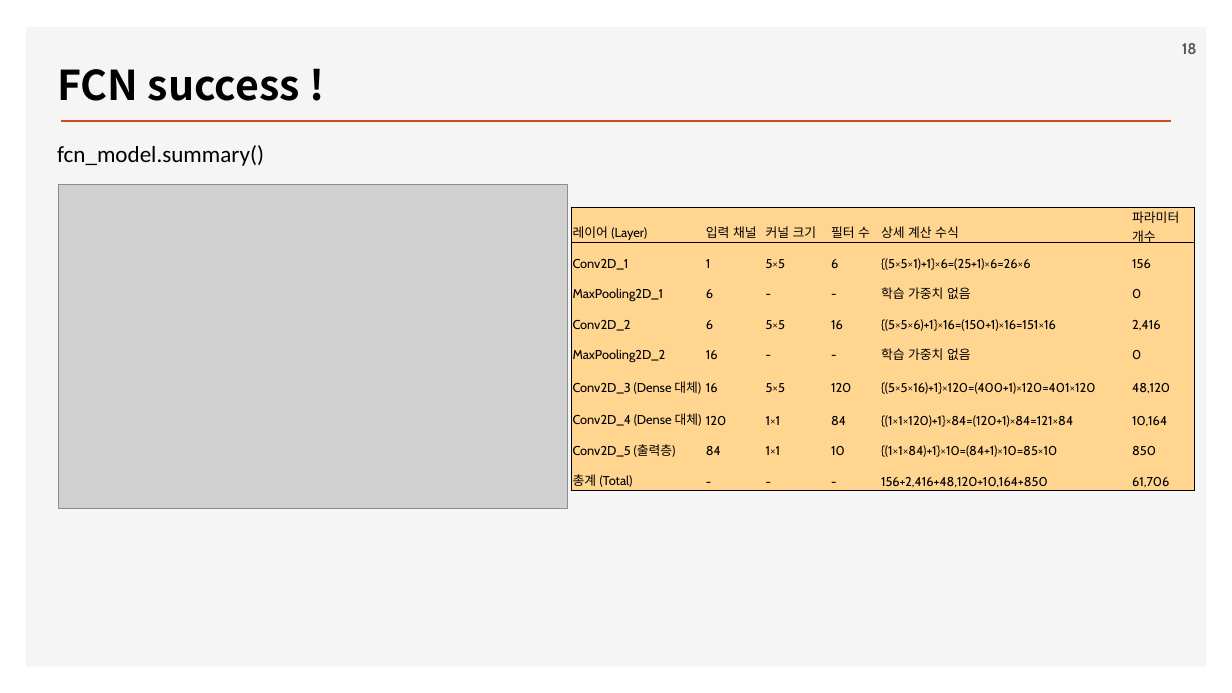
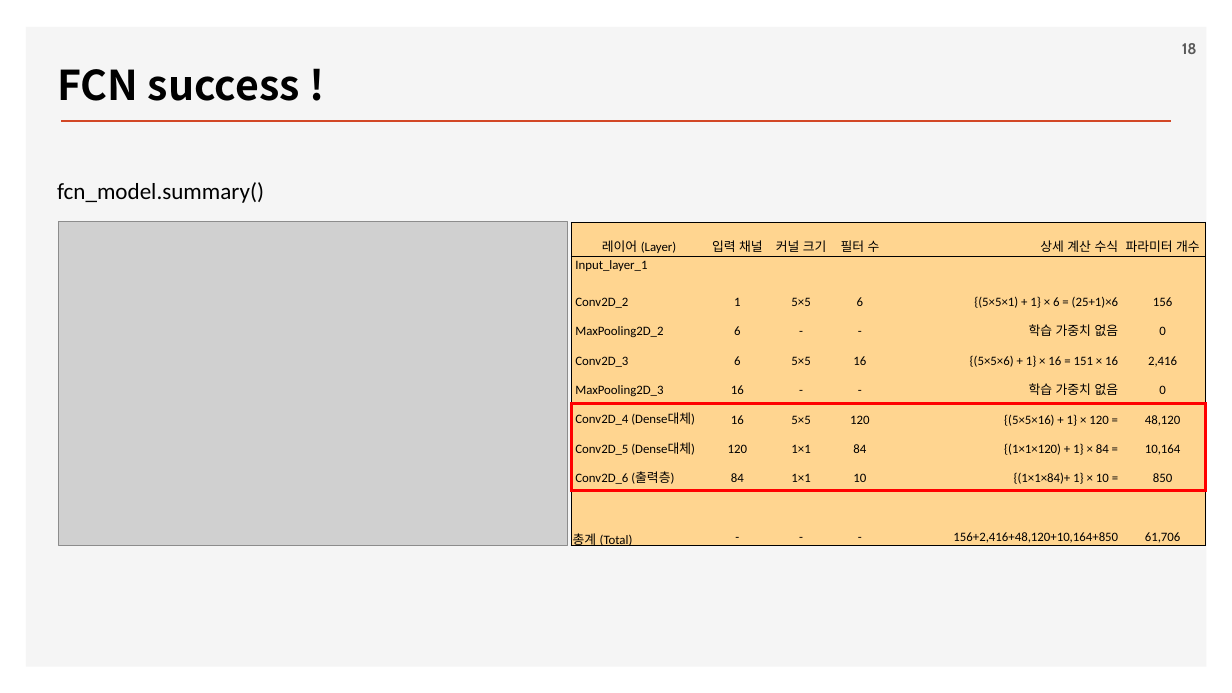
Before and after one commit to ancestor9/2026_Fall_Deep-Learning-with-Python, a slide deck: slide 18 of Chapter 11 Image segmentation.pptx. Drawn at 1232x693 pixels with LibreOffice and Linux fonts; fonts in the diff are those of the drawing; grey boxes stand for pictures; background and template pictures are left out. Boxes give left, top, right and bottom in pixels: in the first picture for what was removed or moved away, otherwise in the second. Text is boxed around its words. In the diff, an @@ line names an element or a change of style, - is before the commit and + after.

```diff
--- a/Chapter 11 Image segmentation.pptx
+++ b/Chapter 11 Image segmentation.pptx
@@ text "fcn_model.summary()": place and size @@
-text "fcn_model.summary()" at [57,145,264,166]
+text "fcn_model.summary()" at [57,182,264,203]
@@ picture: place and size @@
-picture at [58,185,567,508]
+picture at [58,222,567,545]
@@ table at [571,223,1205,552] @@
-row 2, column 1: Conv2D_1
+row 2, column 1: Input_layer_1 / Conv2D_2
-row 2, column 5: {(5×5×1)+1}×6=(25+1)×6=26×6
+row 2, column 5: {(5×5×1) + 1} × 6 = (25+1)×6
-row 3, column 1: MaxPooling2D_1
+row 3, column 1: MaxPooling2D_2
-row 4, column 1: Conv2D_2
+row 4, column 1: Conv2D_3
-row 4, column 5: {(5×5×6)+1}×16=(150+1)×16=151×16
+row 4, column 5: {(5×5×6) + 1} × 16 = 151 × 16
-row 5, column 1: MaxPooling2D_2
+row 5, column 1: MaxPooling2D_3
-row 6, column 1: Conv2D_3 (Dense 대체)
+row 6, column 1: Conv2D_4 (Dense대체)
-row 6, column 5: {(5×5×16)+1}×120=(400+1)×120=401×120
+row 6, column 5: {(5×5×16) + 1} × 120 =
-row 7, column 1: Conv2D_4 (Dense 대체)
+row 7, column 1: Conv2D_5 (Dense대체)
-row 7, column 5: {(1×1×120)+1}×84=(120+1)×84=121×84
+row 7, column 5: {(1×1×120) + 1} × 84 =
-row 8, column 1: Conv2D_5 (출력층)
+row 8, column 1: Conv2D_6 (출력층)
-row 8, column 5: {(1×1×84)+1}×10=(84+1)×10=85×10
+row 8, column 5: {(1×1×84)+ 1} × 10 =
@@ font Cabin to Calibri in "레이어 (Layer)", "입력 채널", "커널 크기", "필터 수" and 38 more places @@
@@ alignment left to centre @@
@@ alignment left to right @@
@@ table: place and size @@
-table at [571,207,1195,491]
+table at [571,223,1205,552]
@@ rectangle added at [571,404,1206,491], outline #FF0000 2.25 pt @@
```
Also in this commit, not shown: 2 other slides changed.
